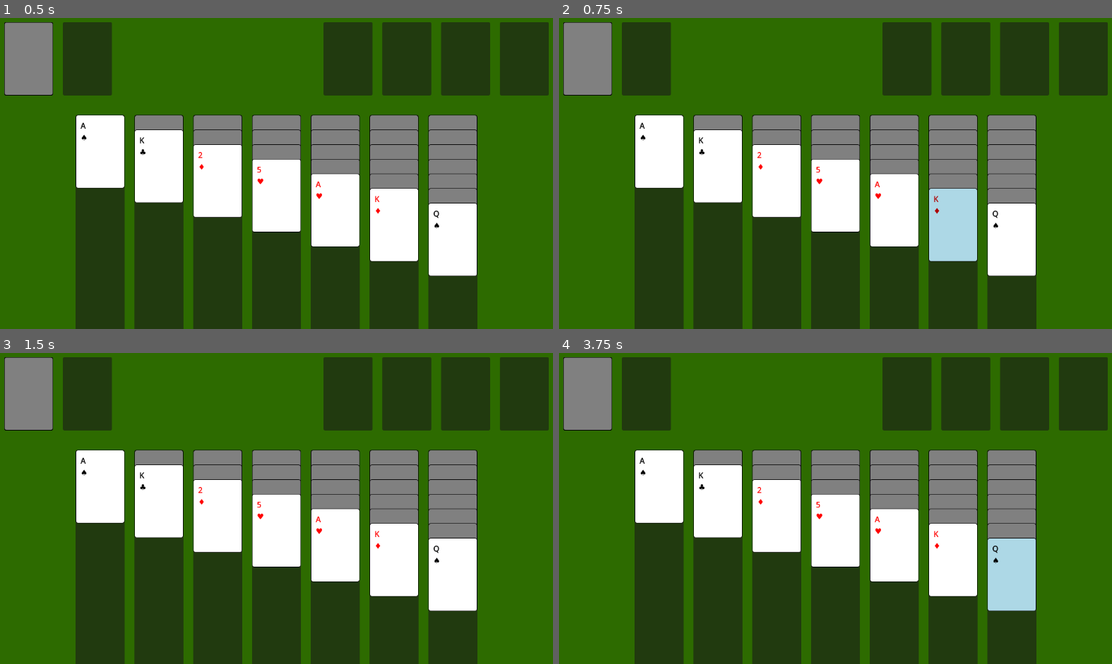
Above: before the commit, frames 1-4 (two rows, left to right).
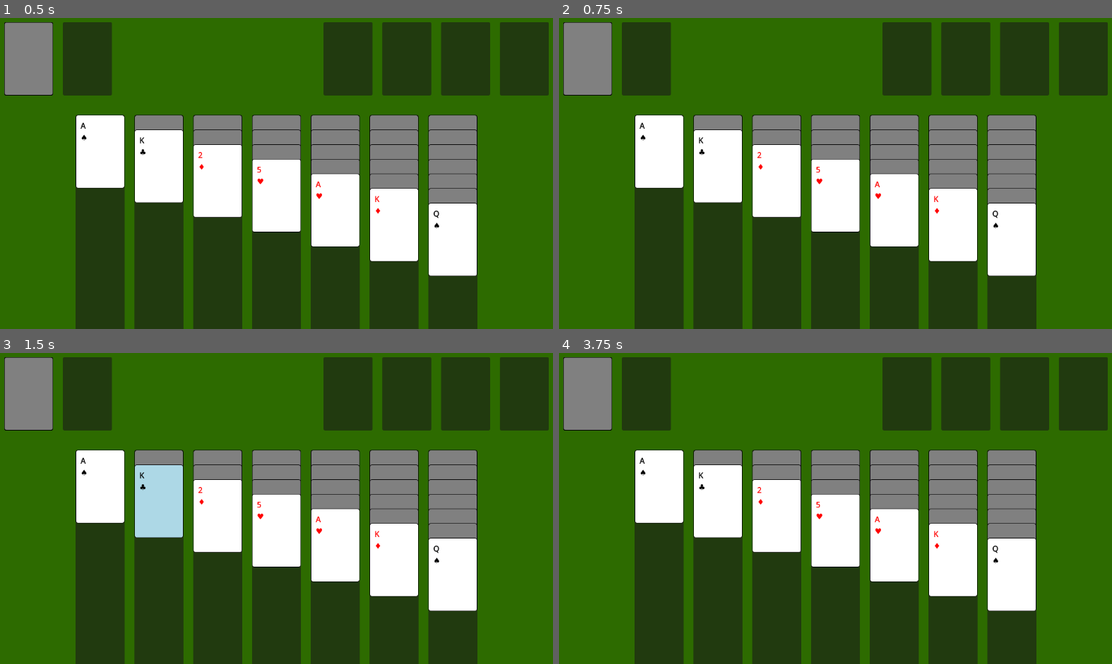
Above: after the commit, the same moments.

Repository: damiankk/CardKing
Game: Godot game, scene res://main.tscn
Two runs of this game, one before a commit and one after it. Both use one fixed random seed, a clock stepped at 60 frames per second and the inputs below.
Inputs (mouse positions are in pixels of both pictures, inside the frame that each line leads up to):
- Up to frame 1 (0.5 s): no input
- Up to frame 2 (0.75 s): tap Enter at 0.5 s; move the mouse to (957, 154) at 0.52 s; click (957, 154) at 0.67 s
- Up to frame 3 (1.5 s): tap Space at 1.25 s; drag from (165, 520) to (248, 567) at 1.27 s
- Up to frame 4 (3.75 s): tap Enter at 2, 3.5 s; move the mouse to (890, 436) at 2.02 s; click (890, 436) at 2.17 s; tap Space at 2.75 s; drag from (807, 567) to (664, 458) at 2.77 s; move the mouse to (1006, 552) at 3.52 s; click (1006, 552) at 3.67 s

Frame 1 is identical in both runs. In frame 2, 2.0% of the frame differs, in the area x 66-76%, y 54-79%; in frame 3, 2.0%; in frame 4, 2.0%.

Commit message:
Refactored on_area_click to on_card_click

Diff:
--- a/Scenes/card.gd
+++ b/Scenes/card.gd
@@ -105,3 +105,18 @@
 func set_face_up(face_up: bool):
 	is_face_up = face_up
 	update_display()
+
+func set_interactive(interactive: bool):
+	if interactive:
+		self.mouse_filter = Control.MouseFilter.MOUSE_FILTER_STOP
+	else:
+		self.mouse_filter = Control.MouseFilter.MOUSE_FILTER_IGNORE
+
+signal card_clicked(card_instance)
+func _gui_input(event: InputEvent):
+	# Only process if this card is interactive (mouse_filter is STOP)
+	if get_mouse_filter() == Control.MOUSE_FILTER_STOP and is_face_up:
+		if event is InputEventMouseButton and event.button_index == MOUSE_BUTTON_LEFT and event.pressed:
+			# Emit a signal when this card is clicked
+			card_clicked.emit(self)
+			get_viewport().set_input_as_handled() # Optional: Stop event from propagating further
--- a/deck.gd
+++ b/deck.gd
@@ -11,10 +11,10 @@
 var stock_pile_cards: Array = []
 var waste_cards: Array = []
 
-var selected_card: Card = null # Will store the Card node instance that's selected
-var source_pile_is_tableau: bool = false # Was the selected card from a Tableau pile?
-var source_pile_idx: int = -1      # Which Tableau pile index was it from (0-6)?
-# var selected_stack: Array = [] # For moving stacks later, not needed for single card yet
+var selected_card: Card = null
+var source_pile_type: String = "" # Will be "WASTE" or "TABLEAU"
+var source_pile_idx: int = -1    # Index if source is Tableau (0-6), or -1/other for Waste
+var selected_stack: Array = []   # For now, will just hold [selected_card]
 
 #Initializes everything – creates the full deck, shuffles it, gets references to the pile areas, and calls deal_initial_tableau() and deal_stock().
 func _ready():
@@ -81,7 +81,8 @@
 
 			# Tell the new card instance what suit and rank it is
 			new_card.set_card_data(suit, rank)
-
+			# --- Connect the signal ONCE when the card is created ---
+			new_card.card_clicked.connect(_on_playable_card_clicked)
 			# Add the configured card instance to our deck array
 			deck_cards.append(new_card)
 	print("Finished creating 52 cards in memory.")
@@ -112,6 +113,7 @@
 				if j == i: # Is this the last card for this pile?
 					print("Setting card (Pile ", i, ", Card ", j, ") FACE UP") # Debug print
 					dealt_card.set_face_up(true)
+					dealt_card.set_interactive(true)
 				else: # This is a card that should be face down
 					#print("Setting card (Pile ", i, ", Card ", j, ") FACE DOWN") # Debug print
 					dealt_card.set_face_up(false) # Explicitly set face down
@@ -149,6 +151,7 @@
 						waste_area_node.remove_child(restocked_card)
 						restocked_card.visible = true
 						restocked_card.set_face_up(false)
+						restocked_card.set_interactive(true)
 						stock_pile_cards.append(restocked_card)
 						stock_area.add_child(restocked_card)
 						restocked_card.position = Vector2.ZERO
@@ -167,6 +170,7 @@
 
 					print("Adding card to waste_area_node")
 					dealt_card.set_face_up(true)
+					dealt_card.set_interactive(true)
 					waste_cards.append(dealt_card)
 					waste_area_node.add_child(dealt_card)
 					dealt_card.position = Vector2.ZERO
@@ -208,41 +212,42 @@
 	foundation_piles[foundation_idx].append(card_node)
 
 func _on_foundation_area_clicked(event: InputEvent, foundation_idx: int) -> void:
-	if event is InputEventMouseButton:
-		if event.button_index == MOUSE_BUTTON_LEFT && event.pressed:
-			if selected_card != null and source_pile_is_tableau:
-				if can_add_to_foundation(selected_card, foundation_idx):
-					tableau_piles[source_pile_idx].pop_back()
-					tableau_areas[source_pile_idx].remove_child(selected_card)
-
-					add_card_to_foundation(selected_card, foundation_idx)
-
-					if not tableau_piles[source_pile_idx].is_empty():
-						flip_top_tableau_card(source_pile_idx)
-					deselect_selected_card()
-					return
-				else:
-					deselect_selected_card()
-					return
-
-			if not waste_cards.is_empty():
-				var top_waste_card : Card = waste_cards.back()
-
-				if can_add_to_foundation(top_waste_card, foundation_idx):
-					waste_cards.pop_back()
-					var waste_area_node = get_parent().get_node("WastePileArea")
-
-					if not waste_area_node:
-						print("waste_area_node not found")
-
-					waste_area_node.remove_child(top_waste_card)
-					add_card_to_foundation(top_waste_card, foundation_idx)
-
-					if not waste_cards.is_empty():
-						var new_top_waste_card : Card = waste_cards.back()
-						new_top_waste_card.visible = true
-
-					return
+	pass
+	#if event is InputEventMouseButton:
+		#if event.button_index == MOUSE_BUTTON_LEFT && event.pressed:
+			#if selected_card != null and source_pile_type == "TABLEAU":
+				#if can_add_to_foundation(selected_card, foundation_idx):
+					#tableau_piles[source_pile_idx].pop_back()
+					#tableau_areas[source_pile_idx].remove_child(selected_card)
+#
+					#add_card_to_foundation(selected_card, foundation_idx)
+					#
+					#if not tableau_piles[source_pile_idx].is_empty():
+						#flip_top_tableau_card(source_pile_idx)
+					#deselect_selected_card()
+					#return
+				#else:
+					#deselect_selected_card()
+					#return
+					#
+			#if not waste_cards.is_empty():
+				#var top_waste_card : Card = waste_cards.back()
+				#
+				#if can_add_to_foundation(top_waste_card, foundation_idx):
+					#waste_cards.pop_back()
+					#var waste_area_node = get_parent().get_node("WastePileArea")
+					#
+					#if not waste_area_node:
+						#print("waste_area_node not found")
+					#
+					#waste_area_node.remove_child(top_waste_card)
+					#add_card_to_foundation(top_waste_card, foundation_idx)
+					#
+					#if not waste_cards.is_empty():
+						#var new_top_waste_card : Card = waste_cards.back()
+						#new_top_waste_card.visible = true
+						#
+					#return
 
 func flip_top_tableau_card(tableau_idx: int):
 	if tableau_piles[tableau_idx].is_empty():
@@ -250,6 +255,7 @@
 
 	var top_card : Card = tableau_piles[tableau_idx].back()
 	top_card.set_face_up(true)
+	top_card.set_interactive(true)
 
 
 func can_add_to_tableau(card_to_move: Card, tableau_idx: int) -> bool:
@@ -287,66 +293,181 @@
 
 
 func _on_tableau_pile_area_gui_input(event: InputEvent, tableau_idx: int) -> void:
-	if event is InputEventMouseButton:
-		if event.button_index == MOUSE_BUTTON_LEFT && event.pressed:
-			if selected_card == null:
-				print("Tableau " + str(tableau_idx) + " clicked")
-				if not waste_cards.is_empty():
-					var top_waste_card : Card = waste_cards.back()
-
-					if can_add_to_tableau(top_waste_card, tableau_idx):
-						waste_cards.pop_back()
-						var waste_area_node = get_parent().get_node("WastePileArea")
-
-						if not waste_area_node:
-							print("waste_area_node not found")
-							waste_cards.append(top_waste_card) # Put card back if critical error
-							return
-
-						waste_area_node.remove_child(top_waste_card)
-						add_card_to_tableau(top_waste_card, tableau_idx)
-
-						if not waste_cards.is_empty():
-							var new_top_waste_card : Card = waste_cards.back()
-							new_top_waste_card.visible = true
-						print("Moved card from Waste to Tableau ", tableau_idx)
-						return
-
-				var clicked_tableau_pile_data : Array = tableau_piles[tableau_idx]
-				if clicked_tableau_pile_data.is_empty():
-					return
-
-				var top_card : Card = clicked_tableau_pile_data.back() as Card
-				if not top_card or not top_card.is_face_up:
-					print("Error: Top card was null or face down.")
-					return
-
-				selected_card = top_card
-				source_pile_is_tableau = true
-				source_pile_idx = tableau_idx
-				selected_card.modulate = Color.LIGHT_BLUE
-			else:
-				var destination_tableau_idx = tableau_idx
-				if destination_tableau_idx == source_pile_idx:
-					deselect_selected_card()
-					return
-
-				if can_add_to_tableau(selected_card, destination_tableau_idx):
-					tableau_piles[source_pile_idx].pop_back()
-					tableau_areas[source_pile_idx].remove_child(selected_card)
-					add_card_to_tableau(selected_card, destination_tableau_idx)
-					flip_top_tableau_card(source_pile_idx)
-					deselect_selected_card()
-					return
-				else:
-					print("Illegal move")
-					deselect_selected_card()
-					return
+	pass
+	#if event is InputEventMouseButton:
+		#if event.button_index == MOUSE_BUTTON_LEFT && event.pressed:
+			#if selected_card == null:
+				#print("Tableau " + str(tableau_idx) + " clicked")
+				#if not waste_cards.is_empty():
+					#var top_waste_card : Card = waste_cards.back()
+					#
+					#if can_add_to_tableau(top_waste_card, tableau_idx):
+						#waste_cards.pop_back()
+						#var waste_area_node = get_parent().get_node("WastePileArea")
+						#
+						#if not waste_area_node:
+							#print("waste_area_node not found")
+							#waste_cards.append(top_waste_card) # Put card back if critical error
+							#return
+						#
+						#waste_area_node.remove_child(top_waste_card)
+						#add_card_to_tableau(top_waste_card, tableau_idx)
+						#
+						#if not waste_cards.is_empty():
+							#var new_top_waste_card : Card = waste_cards.back()
+							#new_top_waste_card.visible = true
+						#print("Moved card from Waste to Tableau ", tableau_idx)
+						#return
+							#
+				#var clicked_tableau_pile_data : Array = tableau_piles[tableau_idx]
+				#if clicked_tableau_pile_data.is_empty():
+					#return
+				#
+				#var top_card : Card = clicked_tableau_pile_data.back() as Card
+				#if not top_card or not top_card.is_face_up:
+					#print("Error: Top card was null or face down.")
+					#return
+				#
+				#selected_card = top_card
+				#source_pile_type = "TABLEAU"
+				#source_pile_idx = tableau_idx
+				#selected_card.modulate = Color.LIGHT_BLUE
+			#else:
+				#var destination_tableau_idx = tableau_idx
+				#if destination_tableau_idx == source_pile_idx:
+					#deselect_selected_card()
+					#return
+				#
+				#if can_add_to_tableau(selected_card, destination_tableau_idx):
+					#tableau_piles[source_pile_idx].pop_back()
+					#tableau_areas[source_pile_idx].remove_child(selected_card)
+					#add_card_to_tableau(selected_card, destination_tableau_idx)
+					#flip_top_tableau_card(source_pile_idx)
+					#deselect_selected_card()
+					#return
+				#else:
+					#print("Illegal move")
+					#deselect_selected_card()
+					#return
 
 func deselect_selected_card():
 	if selected_card == null:
 		return
 	selected_card.modulate = Color.WHITE
 	selected_card = null
-	source_pile_is_tableau = false
+	source_pile_type = ""
 	source_pile_idx = -1
+
+func select_card(clicked_card: Card, clicked_card_pile_info: Dictionary):
+	source_pile_type = clicked_card_pile_info.type
+	source_pile_idx = clicked_card_pile_info.pile_idx
+	selected_card = clicked_card
+	selected_stack = [clicked_card]
+	selected_card.modulate = Color.LIGHT_BLUE
+	print("Selected: ", clicked_card.get_card_description())
+
+func _on_playable_card_clicked(clicked_card: Card):
+	var clicked_card_pile_info = _get_card_pile_info(clicked_card) # Info for the card just clicked
+
+	if clicked_card_pile_info == null:
+		print("Clicked card (", clicked_card.get_card_description(), ") is not a recognized top-of-pile. Deselecting if anything was selected.")
+		if selected_card: # If a card was selected, and user clicked an invalid spot
+			deselect_selected_card()
+		return
+
+	# At this point, clicked_card_pile_info is valid (clicked_card is a top-of-pile)
+
+	if selected_card == null:
+		# No card was previously selected, so select this clicked_card as the source.
+		select_card(clicked_card, clicked_card_pile_info)
+		return
+	elif selected_card == clicked_card:
+		# Clicked the SAME card that was already selected: Deselect it.
+		deselect_selected_card()
+		return
+	else: # A card IS selected (selected_card), and a DIFFERENT (valid top-of-pile) card is clicked.
+		  # selected_card is the SOURCE.
+		  # clicked_card (and its clicked_card_pile_info) is the DESTINATION.
+
+		var move_attempted_and_resolved = false
+
+		if clicked_card_pile_info.type == "TABLEAU":
+			if can_add_to_tableau(selected_card, clicked_card_pile_info.pile_idx):
+				_execute_move("TABLEAU", clicked_card_pile_info.pile_idx) # This calls deselect_selected_card
+			else:
+				print("Cannot add selected card to target Tableau pile.")
+				deselect_selected_card() # Deselect if move to this specific target is illegal
+			move_attempted_and_resolved = true
+		elif clicked_card_pile_info.type == "FOUNDATION":
+			if can_add_to_foundation(selected_card, clicked_card_pile_info.pile_idx):
+				_execute_move("FOUNDATION", clicked_card_pile_info.pile_idx) # This calls deselect_selected_card
+			else:
+				print("Cannot add selected card to target Foundation pile.")
+				deselect_selected_card() # Deselect if move to this specific target is illegal
+			move_attempted_and_resolved = true
+
+		if not move_attempted_and_resolved:
+			# Clicked card was a valid top-of-pile, but not a valid Tableau/Foundation destination
+			# for the currently selected_card. So, deselect old, select new.
+			print("Target was not a valid Tableau/Foundation for selected card. Switching selection.")
+			deselect_selected_card()
+			select_card(clicked_card, clicked_card_pile_info) # Select the newly clicked card as a new source
+
+		return # Action complete for this click
+
+func _get_card_pile_info(card_node: Card):
+	if not waste_cards.is_empty() and waste_cards.back() == card_node:
+		return {"type": "WASTE", "pile_idx": -1}
+
+	for i in range(tableau_piles.size()):
+		var pile_cards : Array = tableau_piles[i]
+		if card_node in pile_cards: # Or iterate to find exact card and its position
+			return {"type": "TABLEAU", "pile_idx": i}
+
+	for i in range(foundation_piles.size()):
+		var pile_cards : Array = foundation_piles[i]
+		if card_node in pile_cards: # Or iterate to find exact card and its position
+			return {"type": "FOUNDATION", "pile_idx": i}
+	return
+
+func _execute_move(destination_type: String, destination_idx: int):
+	var card_to_move : Card = selected_card
+	if not card_to_move:
+		return
+	# first remove card from current source
+	if source_pile_type == "WASTE":
+		var waste_area_node = get_parent().get_node("WastePileArea")
+		if not waste_area_node:
+			print("waste_area_node not found")
+			return
+		waste_cards.pop_back()
+		waste_area_node.remove_child(card_to_move)
+		if waste_cards.is_empty():
+			print("waste_cards array is empty")
+		else:
+			print("Update waste visuals")
+			var restocked_card = waste_cards.back()
+			restocked_card.visible = true
+			restocked_card.set_interactive(true)
+	elif source_pile_type == "TABLEAU":
+		tableau_piles[source_pile_idx].pop_back()
+		var source_tableau_area_node = tableau_areas[source_pile_idx]
+		if card_to_move in source_tableau_area_node.get_children():
+			source_tableau_area_node.remove_child(card_to_move)
+		flip_top_tableau_card(source_pile_idx)
+	else:
+		print("Invalid source_pile_type variable")
+		deselect_selected_card()
+		return
+
+	# add card to destination
+	if destination_type == "TABLEAU":
+		add_card_to_tableau(card_to_move, destination_idx)
+	elif destination_type == "FOUNDATION":
+		add_card_to_foundation(card_to_move, destination_idx)
+	else:
+		print("Invalid destination type variable")
+		deselect_selected_card()
+		return
+
+	deselect_selected_card()
